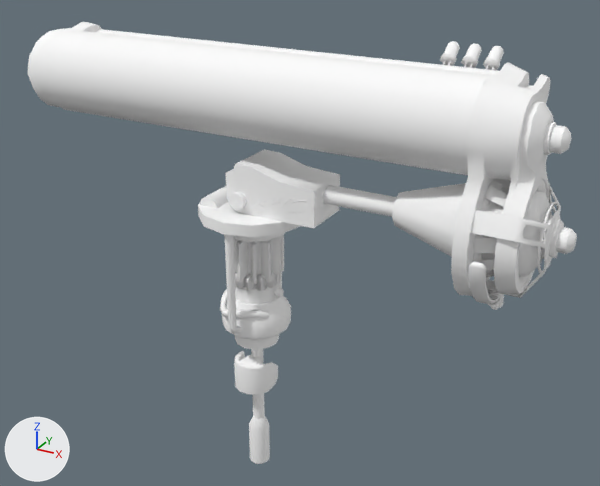
What one commit did to the glTF model glb/Wmn_Roller_Heavy_Cstm02.glb.
Both versions are drawn from a 50 mm camera at (2.36, -3.74, 2.82) aimed at (0.21, 0.16, 0.87). The lights are fixed; the arrows at lower left show +X, +Y and +Z. The picture after the commit comes second.

In view in the first picture: 'CommutatorKnob_01_low__M_Body_Cstm02', 'CommutatorKnob_02_low__M_Body_Cstm02', 'LED_low__M_LED_Cstm02', 'Roll__M_Roll_Cstm02', 'Sticker_low__M_Sticker_Cstm02'.
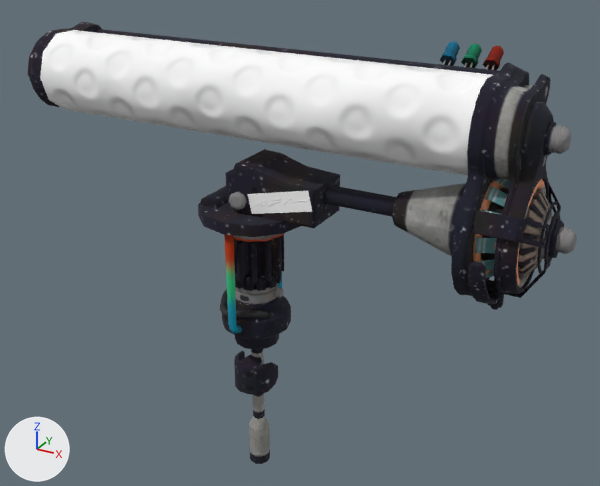
Changed parts and their boxes (x1, y1, x2, y2) in the pictures (600 x 486 px):
'CommutatorKnob_02_low__M_Body_Cstm02', surface changed (white to black)
    both: (28, 22, 577, 340)
'CommutatorKnob_01_low__M_Body_Cstm02', surface changed
    both: (220, 125, 572, 464)
'LED_low__M_LED_Cstm02', surface changed (darker)
    both: (440, 41, 504, 70)

Diff of the bpy script that builds the scene:
```diff
--- a/glb/Wmn_Roller_Heavy_Cstm02.glb.py
+++ b/glb/Wmn_Roller_Heavy_Cstm02.glb.py
@@ mat_m_body_cstm02 @@
 n0 = _N.new('ShaderNodeBsdfPrincipled'); n0.name = 'Principled BSDF'
-n0.inputs[0].default_value = (1.0, 1.0, 1.0, 1.0)  # 'Base Color', white #ffffff
 n0.inputs[2].default_value = 1.0  # 'Roughness'
 n1 = _N.new('ShaderNodeOutputMaterial'); n1.name = 'Material Output'
+n2 = _N.new('ShaderNodeTexImage'); n2.name = 'Image Texture'
+n2.image = img_m_body_cstm02_alb
+n3 = _N.new('ShaderNodeNormalMap'); n3.name = 'Normal Map'
+n3.uv_map = 'UVMap'
+n4 = _N.new('ShaderNodeTexImage'); n4.name = 'Image Texture.001'
+n4.image = img_m_body_cstm02_nrm
 _L.new(n0.outputs[0], n1.inputs[0])  # 'BSDF' to 'Surface'
+_L.new(n2.outputs[0], n0.inputs[0])  # 'Color' to 'Base Color'
+_L.new(n3.outputs[0], n0.inputs[5])  # 'Normal' to 'Normal'
+_L.new(n4.outputs[0], n3.inputs[1])  # 'Color' to 'Color'
@@ mat_m_led_cstm02 @@
 n0 = _N.new('ShaderNodeBsdfPrincipled'); n0.name = 'Principled BSDF'
-n0.inputs[0].default_value = (1.0, 1.0, 1.0, 1.0)  # 'Base Color', white #ffffff
 n0.inputs[2].default_value = 1.0  # 'Roughness'
 n1 = _N.new('ShaderNodeOutputMaterial'); n1.name = 'Material Output'
+n2 = _N.new('ShaderNodeTexImage'); n2.name = 'Image Texture'
+n2.image = img_m_led_cstm02_alb
+n3 = _N.new('ShaderNodeNormalMap'); n3.name = 'Normal Map'
+n3.uv_map = 'UVMap'
+n4 = _N.new('ShaderNodeTexImage'); n4.name = 'Image Texture.001'
+n4.image = img_m_led_cstm02_nrm
 _L.new(n0.outputs[0], n1.inputs[0])  # 'BSDF' to 'Surface'
+_L.new(n2.outputs[0], n0.inputs[0])  # 'Color' to 'Base Color'
+_L.new(n3.outputs[0], n0.inputs[5])  # 'Normal' to 'Normal'
+_L.new(n4.outputs[0], n3.inputs[1])  # 'Color' to 'Color'
@@ mat_m_roll_cstm02 @@
 n0 = _N.new('ShaderNodeBsdfPrincipled'); n0.name = 'Principled BSDF'
 n1 = _N.new('ShaderNodeOutputMaterial'); n1.name = 'Material Output'
+n2 = _N.new('ShaderNodeNormalMap'); n2.name = 'Normal Map'
+n2.uv_map = 'UVMap'
+n3 = _N.new('ShaderNodeTexImage'); n3.name = 'Image Texture'
+n3.image = img_m_roll_nrm
 _L.new(n0.outputs[0], n1.inputs[0])  # 'BSDF' to 'Surface'
+_L.new(n2.outputs[0], n0.inputs[5])  # 'Normal' to 'Normal'
+_L.new(n3.outputs[0], n2.inputs[1])  # 'Color' to 'Color'
```
